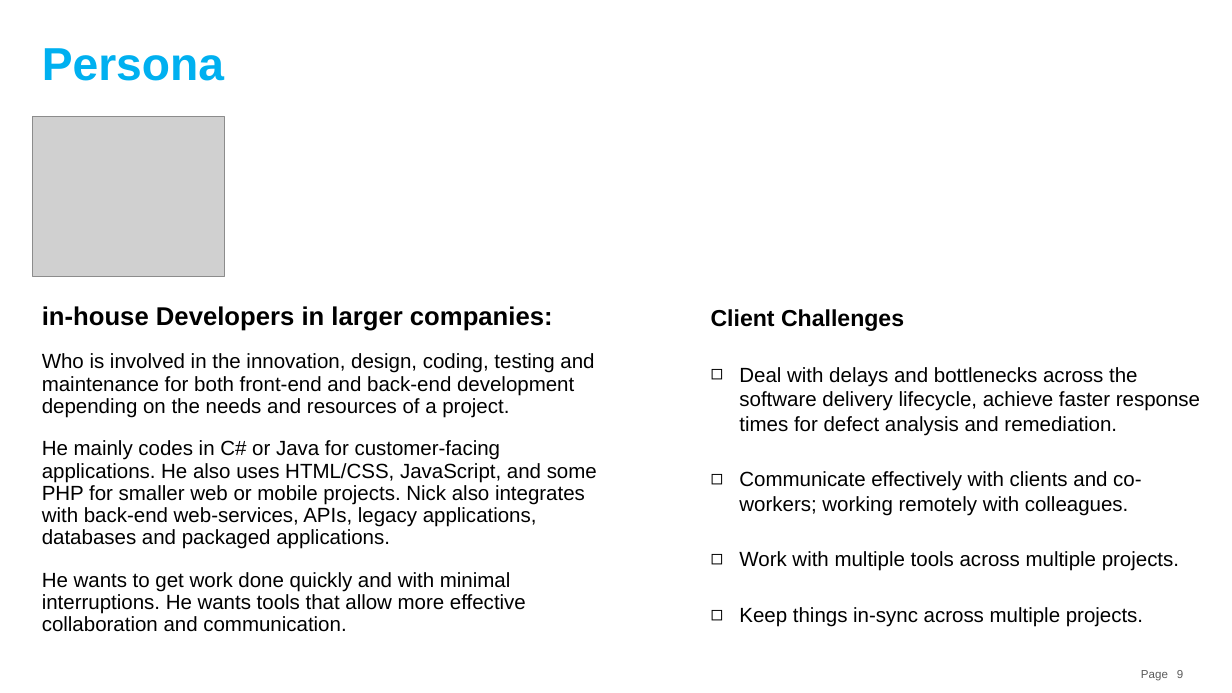
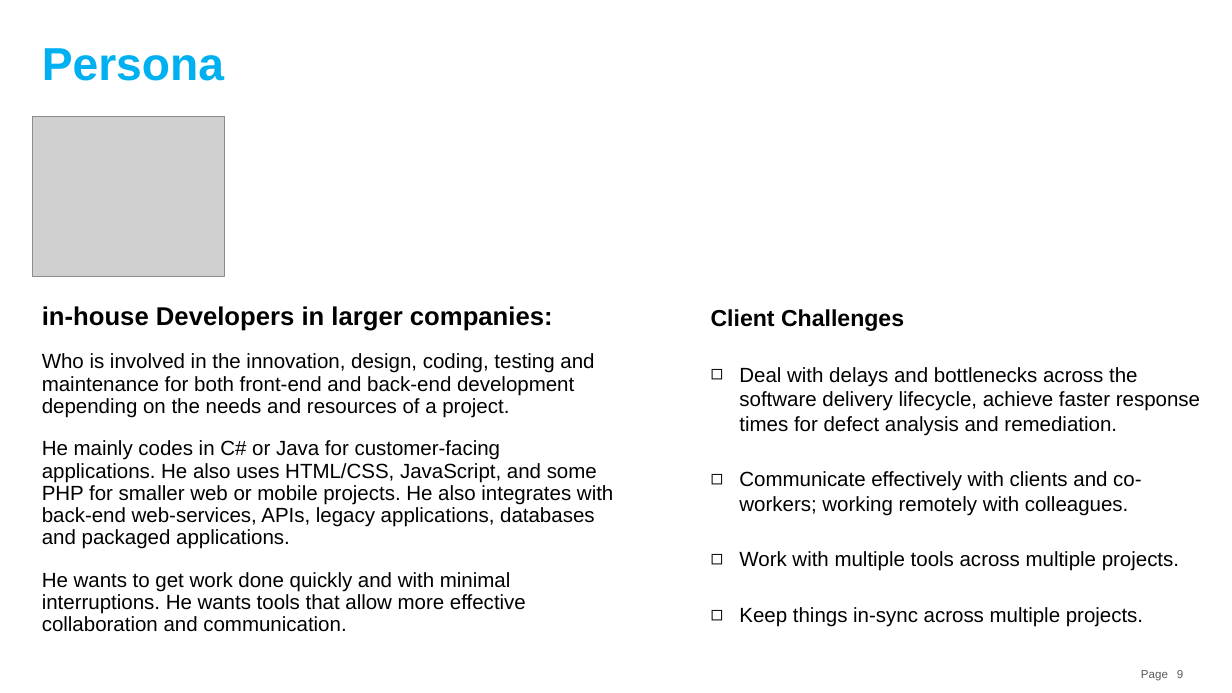
Before and after one commit to souebina/GitHub-Japan-Marketing-Plan, a slide deck: slide 9 of GitHub Japan Marketing Strategy.pptx. Drawn at 1232x693 pixels with LibreOffice and Linux fonts; fonts in the diff are those of the drawing; grey boxes stand for pictures. Boxes give left, top, right and bottom in pixels: in the first picture for what was removed or moved away, otherwise in the second. Text is boxed around its words. In the diff, an @@ line names an element or a change of style, - is before the commit and + after.

```diff
--- a/GitHub Japan Marketing Strategy.pptx
+++ b/GitHub Japan Marketing Strategy.pptx
@@ text at bbox=[42, 440, 613, 549]: text changed @@
-He mainly codes in C# or Java for customer-facing applications. He also uses HTML/CSS, JavaScript, and some PHP for smaller web or mobile projects. Nick also integrates with back-end web-services, APIs, legacy applications, databases and packaged applications.
+He mainly codes in C# or Java for customer-facing applications. He also uses HTML/CSS, JavaScript, and some PHP for smaller web or mobile projects. He also integrates with back-end web-services, APIs, legacy applications, databases and packaged applications.
```
Also in this commit, not shown: 2 other slides changed.
